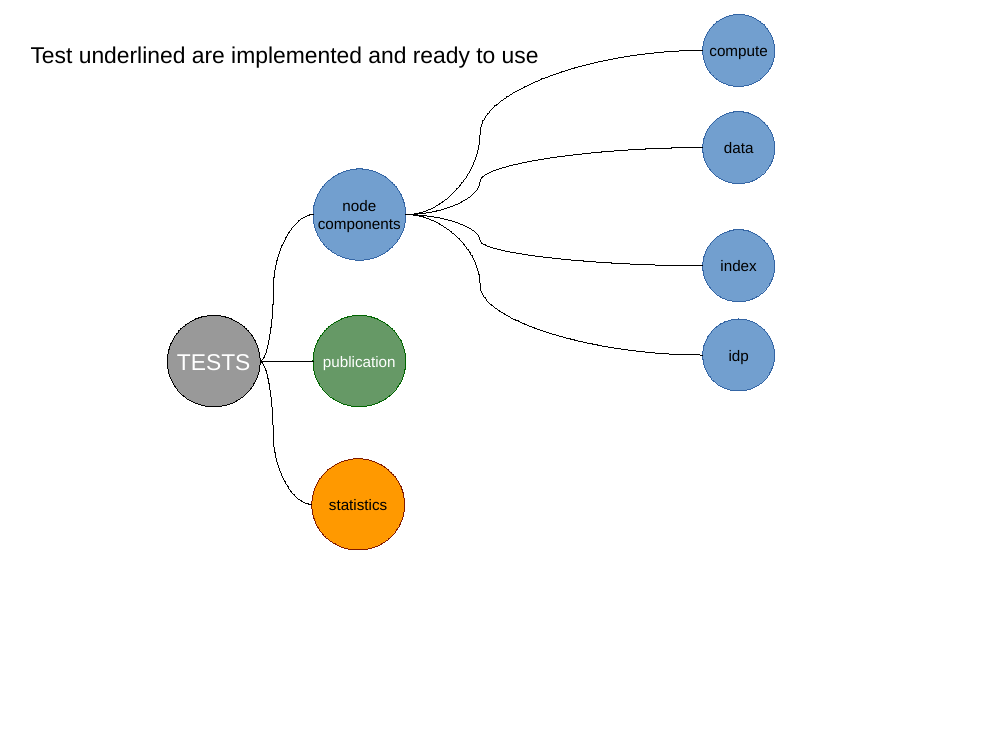
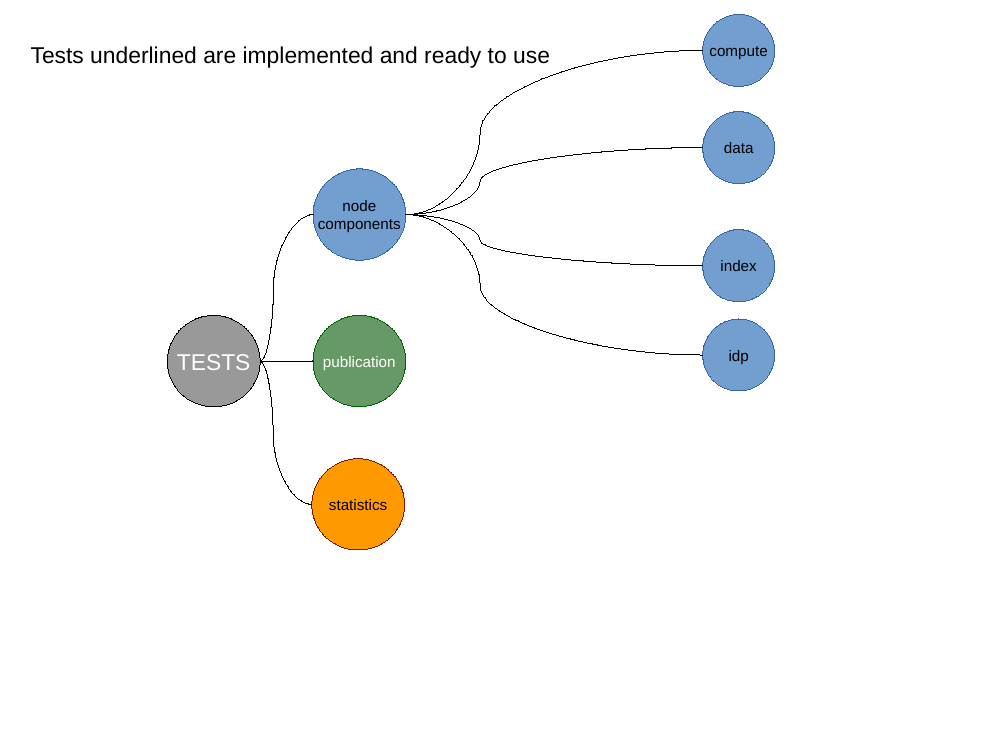
Before and after one commit to ESGF/esgf-test-suite, a slide deck: slide 1 of esgf-test-suite/doc/test_plan.odp. Drawn at 1008x756 pixels with LibreOffice and Linux fonts; fonts in the diff are those of the drawing. Boxes give left, top, right and bottom in pixels: in the first picture for what was removed or moved away, otherwise in the second. Text is boxed around its words. In the diff, an @@ line names an element or a change of style, - is before the commit and + after.

Commit message:
add http and gridftp data download tests

```diff
--- a/esgf-test-suite/doc/test_plan.odp
+++ b/esgf-test-suite/doc/test_plan.odp
@@ text at [31, 46, 550, 68]: text changed @@
-Test underlined are implemented and ready to use
+Tests underlined are implemented and ready to use
```
Also in this commit, not shown: 1 other slide changed, 6 other files.
